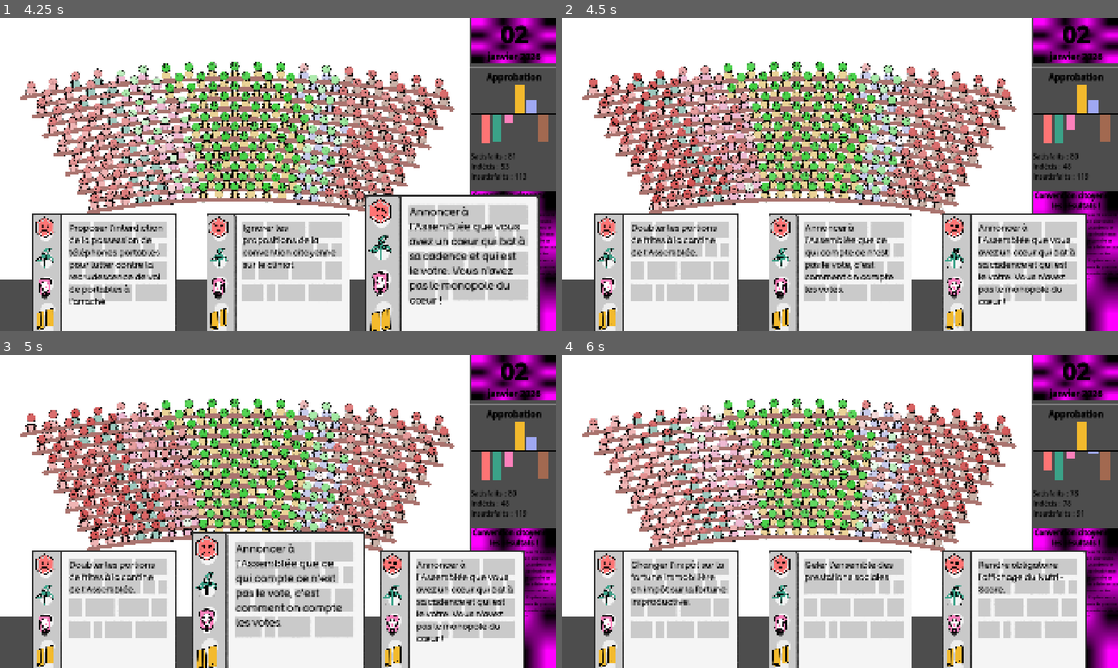
Above: before the commit, frames 1-4 (two rows, left to right).
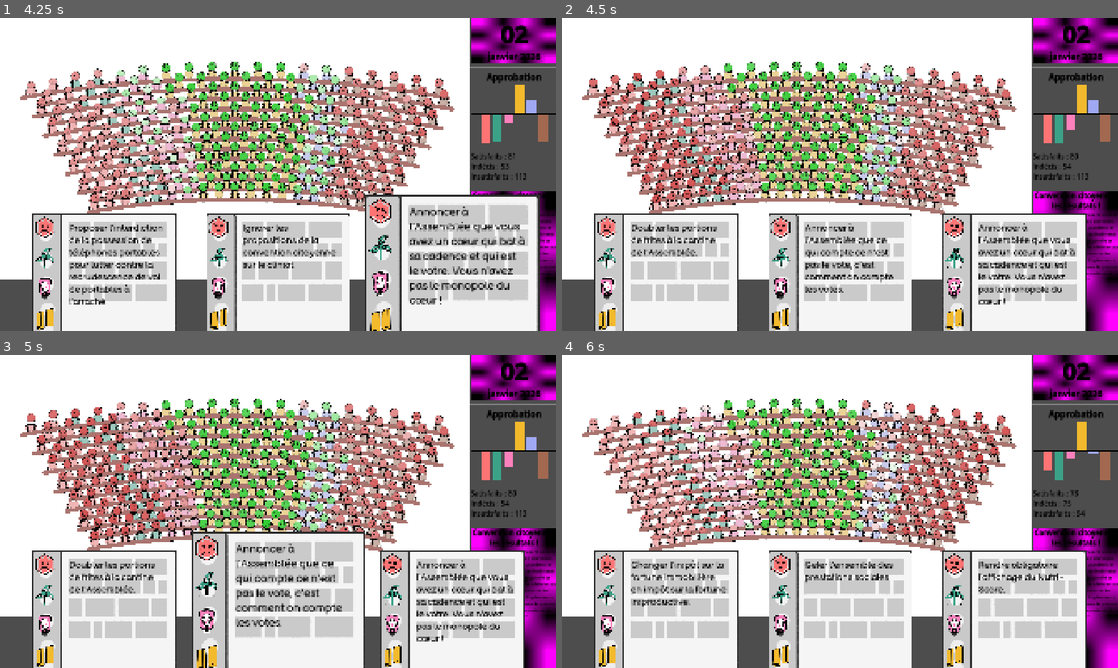
Above: after the commit, the same moments.

Repository: remimorvan/assemblee-nationale-simulator
Game: Godot game, scene res://scenes/game.tscn
Two runs of this game, one before a commit and one after it. Both use one fixed random seed, a clock stepped at 60 frames per second and the inputs below.
Inputs (mouse positions are in pixels of both pictures, inside the frame that each line leads up to):
- Up to frame 1 (4.25 s): tap Enter at 0.5 s; move the mouse to (511, 115) at 0.52 s; click (511, 115) at 0.67 s; tap Space at 1.25 s; move the mouse to (105, 309) at 1.27 s; click (105, 309) at 1.42 s; move the mouse to (278, 309) at 2.02 s; click (278, 309) at 2.17 s; move the mouse to (450, 309) at 2.77 s; click (450, 309) at 2.92 s; click (450, 309) at 3.67 s
- Up to frame 2 (4.5 s): move the mouse to (840, 309) at 4.27 s; click (840, 309) at 4.42 s
- Up to frame 3 (5 s): no input
- Up to frame 4 (6 s): click (840, 646) at 5.17 s; click (840, 646) at 5.92 s

Frame 1 is identical in both runs. In frame 2, 0.2% of the frame differs, in the area x 30-95%, y 19-56%; in frame 3, 0.6%, in the area x 30-95%, y 19-55%; in frame 4, 0.3%.

Commit message:
Collumbus Day

Diff:
--- a/assets/card/cards.json
+++ b/assets/card/cards.json
@@ -584,5 +584,21 @@
 		},
 		"image_path": "money.png",
 		"quote": "https://datan.fr/votes/legislature-16/vote_105"
+	},
+	{
+		"text": "Rendre hommage aux ministres des gouvernements précédents.",
+		"effects": {
+			"lfi": [0.0, 0.2],
+			"eco": [0.0, 0.2],
+			"soc": [0.0, 0.2],
+			"macron": [0.8, 0.2],
+			"lr": [0.6, 0.2],
+			"rn": [0.0, 0.2]
+		},
+		"image_path": "random.png",
+		"quote": "",
+		"special_event": "collumbus_day",
+		"special_event_title": "Gérard Collumbus Day",
+		"special_event_descr": "Pour rendre hommage à Gérard Collumbus, une grande journée de festivités ont été organisées dans sa ville natale de Lugdunum par le gouvernement. De nombreux·euses député·e·s du parti En Pause devraient s'y rendre."
 	}
 ]
--- a/scripts/player.gd
+++ b/scripts/player.gd
@@ -122,6 +122,12 @@
 		"deficit":
 			for mp in get_tree().get_nodes_in_group("MP"):
 				mp.change_approval(-1)
+		"collumbus_day":
+			for mp in get_tree().get_nodes_in_group("MP"):
+				var threshold: float = [0.0, 0.0, 0.3, 0.6, 0.1, 0.0][mp.group_id]
+				if rng.randf() < threshold:
+					mp.present = false
+					mp.visible = false
 		"convention_citoyenne":
 			put_card_back_in_hand()
 			add_custom_card_to_hand(
